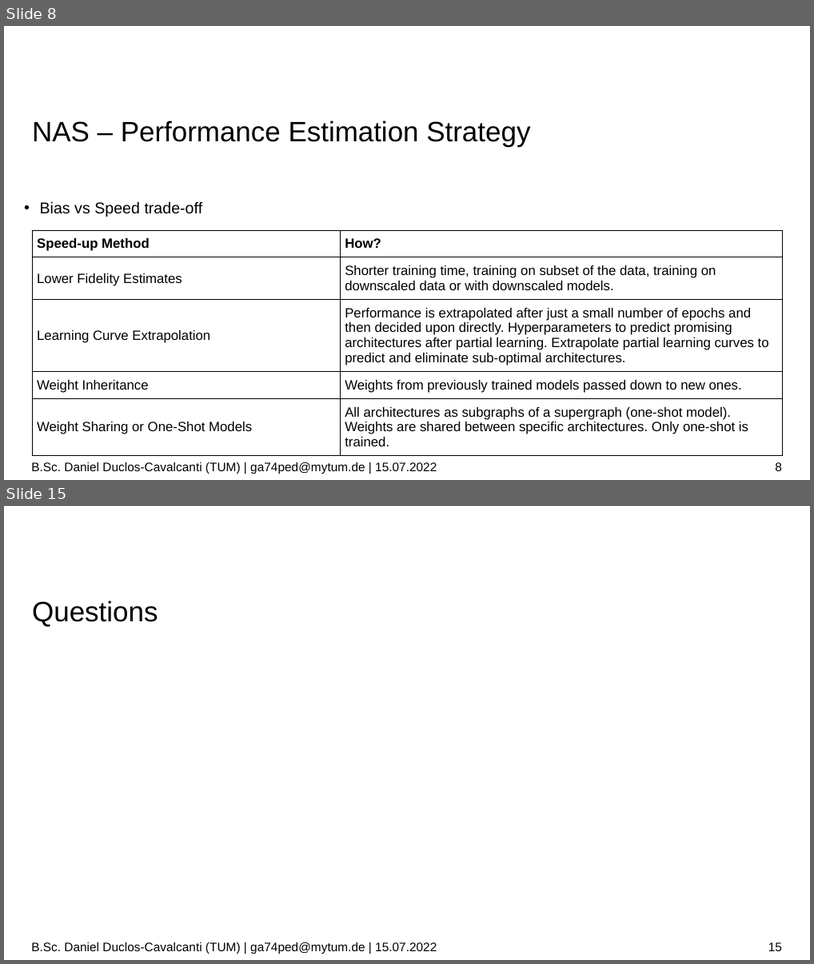
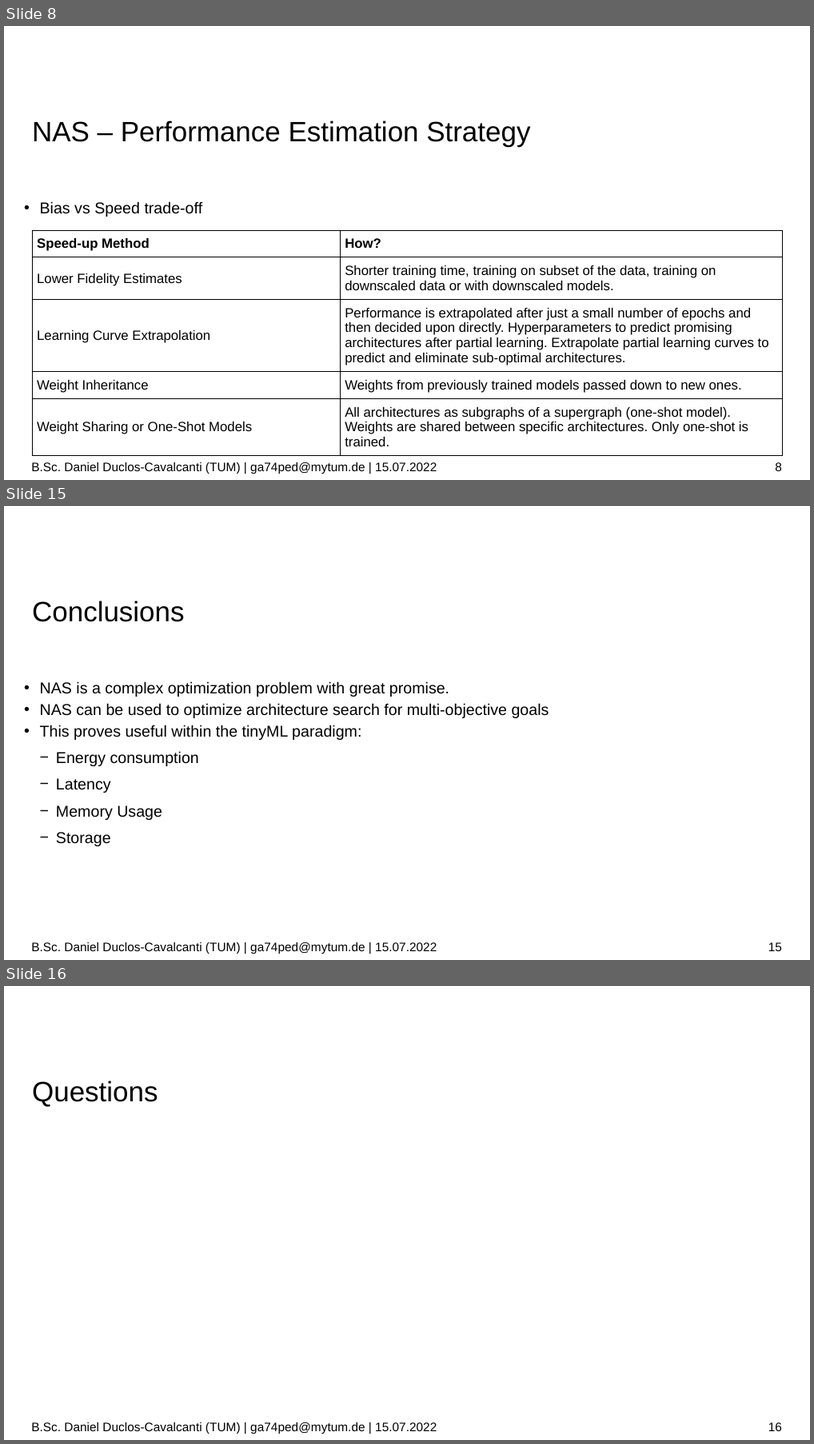
Before and after one commit to duclos-cavalcanti/tum-msei-seminar, a slide deck: pres.odp. Shown one above the other, each under a label of ours: slides 8 and 15 before the commit, slides 8, 15 and 16 after it; the slides between them are not shown. The pictures are 814x964 and 814x1444 pixels, drawn with LibreOffice and Linux fonts; fonts in the diff are those of the drawing; background and template pictures are left out. Boxes give left, top, right and bottom in pixels: in the first picture for what was removed or moved away, otherwise in the second. Text is boxed around its words. In the diff, an @@ line names an element or a change of style, - is before the commit and + after.

```diff
--- a/pres.odp
+++ b/pres.odp
@@ slide 15 added at [4, 506, 810, 960], background #FFFFFF @@
@@ title added at [32, 600, 184, 622], 25 pt, text #000000 @@
+Conclusions
@@ text added at [40, 681, 550, 846], 14 pt, text #000000 @@
+  • NAS is a complex optimization problem with great promise.
+  • NAS can be used to optimize architecture search for multi-objective goals
+  • This proves useful within the tinyML paradigm:
+    − Energy consumption
+    − Latency
+    − Memory Usage
+    − Storage
@@ text added at [31, 942, 437, 953], 11 pt, text #000000 @@
+B.Sc. Daniel Duclos-Cavalcanti (TUM) | ga74ped@mytum.de | 15.07.2022
@@ page number added at [769, 942, 782, 951], 11 pt, text #000000 @@
+15
@@ what was slide 15 is now slide 16 @@
@@ page number at [769, 1422, 782, 1431]: text changed @@
-15
+16
```
Also in this commit, not shown: 3 slides changed, 3 other slides added, 4 slides removed, 4 other files.
